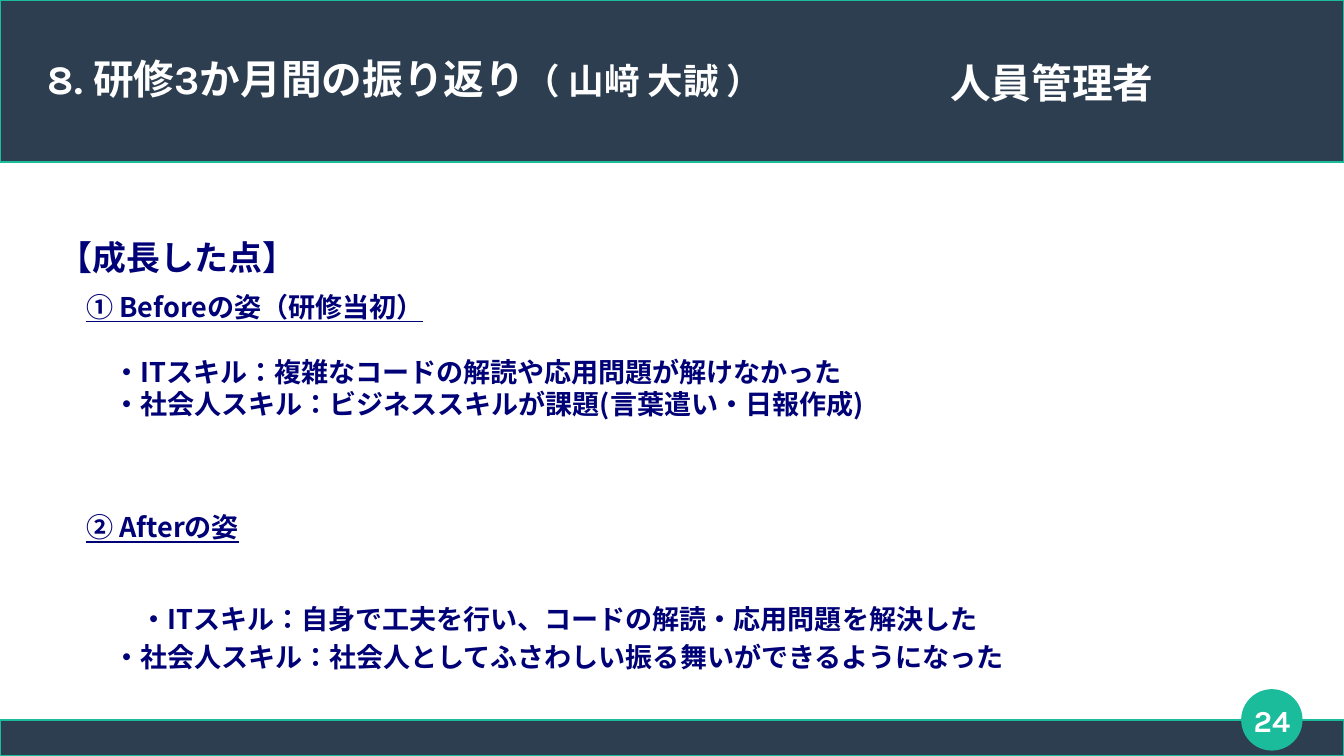
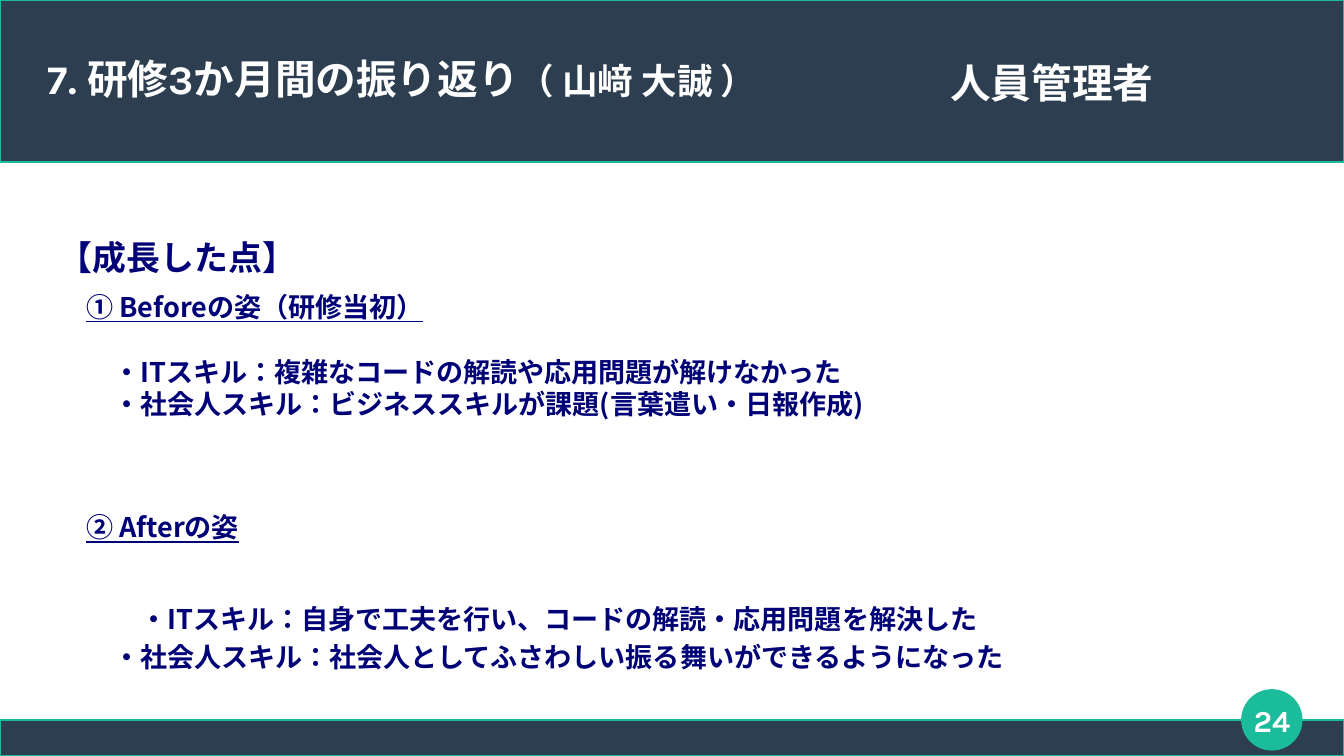
Before and after one commit to connk95/Shared-Shop, a slide deck: slide 24 of TeamUzawa_Sharing_ProjectFile/発表用スライド_チーム鵜澤.odp. Drawn at 1344x756 pixels with LibreOffice and Linux fonts; fonts in the diff are those of the drawing. Boxes give left, top, right and bottom in pixels: in the first picture for what was removed or moved away, otherwise in the second. Text is boxed around its words. In the diff, an @@ line names an element or a change of style, - is before the commit and + after.

```diff
--- a/TeamUzawa_Sharing_ProjectFile/発表用スライド_チーム鵜澤.odp
+++ b/TeamUzawa_Sharing_ProjectFile/発表用スライド_チーム鵜澤.odp
@@ title at (x1=48, y1=59, x2=713, y2=98): text changed @@
-8. 研修3か月間の振り返り（ 山﨑 大誠 ）
+7. 研修3か月間の振り返り（ 山﨑 大誠 ）
```
Also in this commit, not shown: 8 other slides changed.
